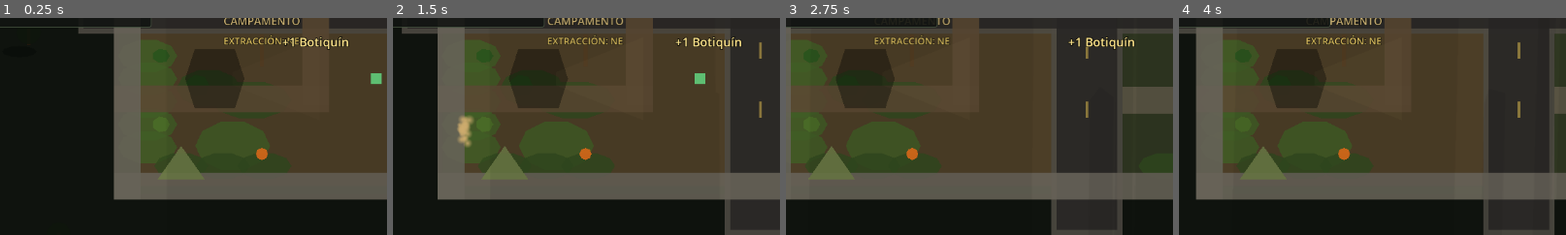
Above: before the commit, frames 1-4 (left to right).
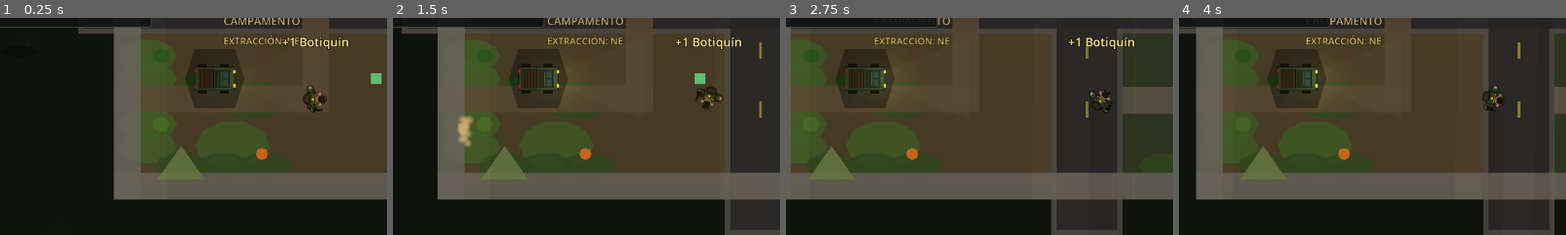
Above: after the commit, the same moments.

Repository: undertal401-hue/zombie-survival-3d
Game: Godot game, scene res://07_house/Main.tscn
Two runs of this game, one before a commit and one after it. Both use one fixed random seed, a clock stepped at 60 frames per second and the inputs below.
Inputs (mouse positions are % of the whole screen's width and height, from its top left):
- Up to frame 1 (0.25 s): no input
- Up to frame 2 (1.5 s): tap Enter (ui_accept) at 0.5, 0.77 s; move the mouse to (72, 45) at 0.52 s; hold D (move_right) 0.53-1.25 s; hold Space (attack) 0.53-1.25 s; click (72, 45) at 0.67 s; drag from (30, 55) to (88, 50) at 1.27 s
- Up to frame 3 (2.75 s): move the mouse to (60, 28) at 2.02 s; press the mouse at (60, 28) at 2.03 s; hold D (move_right) from 2.03 s (still down)
- Up to frame 4 (4 s): release D (move_right) at 2.75 s; release the mouse at (60, 28) at 2.75 s; drag from (45, 70) to (19, 45) at 2.77 s; tap Enter (ui_accept) at 3.5, 3.77 s; move the mouse to (80, 65) at 3.52 s; hold A (move_left) from 3.53 s (still down); tap F (use_food) at 3.6 s
The pictures show only the part of the screen within x 9-59%, y 31-81%; the shares and areas given below are measured in that part.

The runs differ from the first frame. In frame 1, 0.7% of the frame differs, in the area x 50-85%, y 21-44%; in frame 2, 0.8%, in the area x 32-86%, y 21-43%; in frame 3, 0.6%; in frame 4, 0.7%.
Error before the commit: Parse Error: Too few arguments for "_draw_survivor()" call. Expected at least 3 but received 2. (res://assets/CustomSprites.gd:25)

Commit message:
Overhaul de jugabilidad: balas al vehiculo, giro suave y lluvia real
- Player.gd: impacto METAL en chasis (chispas, dano x0.55, sin penetracion)
  y exclusion del propio coche al disparar desde el volante.
- DriveableVehicle.gd: giro limitado a 3.2 rad/s, avance por la nariz,
  sprite y faro alineados con la fisica.
- AudioDirector.gd: OGG/WAV externo con loop explicito; _stream_for devuelve
  AudioStream en vez de castear a AudioStreamWAV (devolvia null).
- assets/audio/ambience/rain.ogg: grabacion real (dominio publico, 19 s,
  crossfade 0.75 s) con README; fallback procedural intacto.
- CustomSprites.gd: variedad de frames del superviviente.
- 10_review/_tmp_*_probe.*: probes de regresion (balas, giro, audio).

Diff:
--- a/game/02_player/Player.gd
+++ b/game/02_player/Player.gd
@@ -29,6 +29,10 @@
 const FOOD_FULL_MARGIN := 5.0
 const STARVATION_TICK := 2.0
 const STARVATION_DAMAGE := 2.0
+
+## Las balas contra el chasis no usan el daño de carne: el metal absorbe parte
+## y detiene el proyectil incluso con armas penetrantes.
+const VEHICLE_DAMAGE_SCALE := 0.55
 
 ## Ajustables desde el inspector o por código. Con 0.2/s una barra llena
 ## dura unos 8 minutos; la comida recupera 35 puntos.
@@ -203,6 +207,10 @@
 	var end_pos: Vector2 = from_pos + direction * weapon.range
 	var origin: Vector2 = from_pos
 	var excluded: Array[RID] = [get_rid()]
+	# Al volante el propio chasis envuelve al jugador: excluirlo evita que el
+	# rayo muera contra el coche que estamos conduciendo.
+	if is_driving and active_vehicle != null and active_vehicle is CollisionObject2D:
+		excluded.append((active_vehicle as CollisionObject2D).get_rid())
 	var remaining_penetration: int = weapon.penetration
 	var walls_pierced: int = 0
 
@@ -221,6 +229,23 @@
 			break
 
 		var is_zombie: bool = collider.has_method("take_damage") and collider.is_in_group("zombies")
+		var is_vehicle: bool = not is_zombie and _is_vehicle(collider)
+
+		if is_vehicle:
+			# Chapa: no sangra, no se atraviesa y sí recibe daño real. La escala
+			# evita que una pistola destruya la camioneta en tres disparos.
+			var vehicle_damage: float = weapon.base_damage * VEHICLE_DAMAGE_SCALE
+			if walls_pierced > 0:
+				vehicle_damage *= pow(0.75, walls_pierced)
+			if collider.has_method("apply_damage"):
+				collider.call("apply_damage", vehicle_damage)
+			CombatTelemetry.record(self, "damage", vehicle_damage)
+			EventBus.notification.emit("Impacto en vehículo")
+			if ParticleManager.instance != null:
+				ParticleManager.instance.spawn_impact(hit_pos, direction,
+					ImpactParticles.SurfaceType.METAL)
+			break
+
 		if not is_zombie and remaining_penetration > 0 and collider is CollisionObject2D:
 			# Pared atravesable: chispa, excluir este collider y seguir desde
 			# justo después del punto de impacto.
@@ -268,9 +293,20 @@
 	# El destello lo genera WeaponController/ParticleManager en coordenadas del mundo.
 	# No se dibuja aquí: si fuera hijo del jugador, se movería con él.
 
+func _is_vehicle(collider: Object) -> bool:
+	if collider == null:
+		return false
+	if collider is Node and (collider as Node).is_in_group("player_vehicle"):
+		return true
+	return collider.has_method("apply_damage") or collider.has_method("take_damage")
+
 func _get_surface_type(collider: Object) -> int:
 	if collider == null:
 		return ImpactParticles.SurfaceType.CONCRETE
+	# El vehículo también es CharacterBody2D: sin esta comprobación sangraba
+	# cada vez que una bala rebotaba en la chapa.
+	if _is_vehicle(collider):
+		return ImpactParticles.SurfaceType.METAL
 	if collider is CharacterBody2D:
 		return ImpactParticles.SurfaceType.FLESH
 	if collider is StaticBody2D:
--- /dev/null
+++ b/game/10_review/_tmp_audio_probe.gd
@@ -0,0 +1,29 @@
+extends Node
+
+func _ready() -> void:
+	await get_tree().process_frame
+	var main: Node = load("res://07_house/Main.tscn").instantiate()
+	get_tree().root.add_child(main)
+	get_tree().current_scene = main
+	for _i in range(10):
+		await get_tree().process_frame
+	var audio: Node = main.get_node_or_null("AudioDirector")
+	if audio == null:
+		print("AUDIO PROBE FAIL: sin AudioDirector")
+		get_tree().quit(1)
+		return
+	audio.call("set_ambience", "rain")
+	for _i in range(20):
+		await get_tree().process_frame
+	var external: bool = bool(audio.get("_external_ambience").has("rain"))
+	var layer: Dictionary = audio.get("_layers").get("rain", {})
+	var player: AudioStreamPlayer = layer.get("player", null) as AudioStreamPlayer
+	var stream: AudioStream = player.stream if player != null else null
+	var looping: bool = false
+	if stream is AudioStreamOggVorbis:
+		looping = (stream as AudioStreamOggVorbis).loop
+	print("AUDIO PROBE external=", external, " stream=", stream.get_class() if stream != null else "none",
+		" loop=", looping, " playing=", player.playing if player != null else false,
+		" volume_db=", snappedf(player.volume_db, 2) if player != null else 0,
+		" PASS=", external and stream is AudioStreamOggVorbis and looping)
+	get_tree().quit(0)
--- /dev/null
+++ b/game/10_review/_tmp_audio_probe.tscn
@@ -0,0 +1,6 @@
+[gd_scene load_steps=2 format=3]
+
+[ext_resource type="Script" path="res://10_review/_tmp_audio_probe.gd" id="1_script"]
+
+[node name="AudioProbe" type="Node"]
+script = ExtResource("1_script")
--- /dev/null
+++ b/game/10_review/_tmp_turn_probe.gd
@@ -0,0 +1,38 @@
+extends Node
+
+func _ready() -> void:
+	await get_tree().process_frame
+	var main: Node = load("res://07_house/Main.tscn").instantiate()
+	get_tree().root.add_child(main)
+	get_tree().current_scene = main
+	for _i in range(5):
+		await get_tree().physics_frame
+	var player: CharacterBody2D = main.get_node("Player") as CharacterBody2D
+	var car: DriveableVehicle = main.get_node("VehicleNorth") as DriveableVehicle
+	car.enter_vehicle(player)
+	await get_tree().physics_frame
+
+	Input.action_press("move_forward")
+	var rots: Array[float] = []
+	for _i in range(24):
+		await get_tree().physics_frame
+		rots.append(snappedf(car.rotation, 0.01))
+	Input.action_release("move_forward")
+
+	# Cambio brusco de dirección: un solo frame no puede saltar más que la
+	# velocidad angular máxima, aunque el input apunte al lado opuesto.
+	Input.action_press("move_left")
+	var before: float = car.rotation
+	await get_tree().physics_frame
+	var after: float = car.rotation
+	var step: float = absf(wrapf(after - before, -PI, PI))
+	var max_step: float = DriveableVehicle.MAX_TURN_RATE / 60.0 + 0.01
+	print("TURN rots=", rots, " step=", step,
+		" max=", max_step, " ok=", step <= max_step,
+		" occupied=", car.occupied, " engine=", car.engine_on,
+		" driver_ok=", car.driver != null and is_instance_valid(car.driver),
+		" input=", Input.get_vector("move_left", "move_right", "move_back", "move_forward"))
+	Input.action_release("move_left")
+	car.exit_vehicle()
+	await get_tree().physics_frame
+	get_tree().quit(0)
--- /dev/null
+++ b/game/10_review/_tmp_turn_probe.tscn
@@ -0,0 +1,6 @@
+[gd_scene load_steps=2 format=3]
+
+[ext_resource type="Script" path="res://10_review/_tmp_turn_probe.gd" id="1_script"]
+
+[node name="TurnProbe" type="Node"]
+script = ExtResource("1_script")
--- a/game/10_review/_tmp_vehicle_probe.gd
+++ b/game/10_review/_tmp_vehicle_probe.gd
@@ -54,3 +54,10 @@
 		" notificaciones=", notes)
 	car.call("exit_vehicle")
 	await get_tree().physics_frame
+	var metal_ok: bool = surface == ImpactParticles.SurfaceType.METAL
+	var damage_ok: bool = hp_after < hp_before - 1.0
+	var no_self_ok: bool = absf(hp_drive_after - hp_drive_before) < 0.01
+	print("PROBE RESULT metal=", metal_ok, " damage=", damage_ok,
+		" no_self_damage=", no_self_ok,
+		" PASS=", metal_ok and damage_ok and no_self_ok)
+	get_tree().quit(0)
--- a/game/12_vehicles/DriveableVehicle.gd
+++ b/game/12_vehicles/DriveableVehicle.gd
@@ -13,6 +13,9 @@
 const ACCELERATION: float = 650.0
 const FRICTION: float = 980.0
 const DETECTION_RADIUS: float = 86.0
+## Giro con inercia: 3.2 rad/s ≈ 0.5 s para un giro de 90º. Sustituye el
+## salto instantáneo de rotation que hacía "teletransportar" la camioneta.
+const MAX_TURN_RATE: float = 3.2
 
 ## Asiento y salida: la salida se intenta primero en sentido contrario al
 ## movimiento para que el jugador nunca aparezca por delante del parachoques.
@@ -96,6 +99,10 @@
 	collision_mask = 1
 	sprite.texture = CustomSprites.vehicle()
 	sprite.scale = Vector2(0.55, 0.55)
+	# El dibujo tiene el capó hacia -Y, pero la física y los faros usan +X
+	# como delantero (Vector2.RIGHT.rotated(rotation)). Sin esta corrección el
+	# coche avanzaba de lado respecto a su nariz dibujada.
+	sprite.rotation = PI * 0.5
 	detection.body_entered.connect(_on_body_entered)
 	detection.body_exited.connect(_on_body_exited)
 	_headlight = _create_headlight()
@@ -109,7 +116,7 @@
 	light.color = Color(1.0, 0.94, 0.72)
 	light.energy = 0.0
 	light.visible = false
-	light.position = Vector2(0.0, -20.0)
+	light.position = Vector2(20.0, 0.0)
 	add_child(light)
 	return light
 
@@ -145,8 +152,14 @@
 		var direction: Vector2 = Vector2(input.x, -input.y)
 		if direction.length() > 0.0:
 			direction = direction.normalized()
-			velocity = velocity.move_toward(direction * top_speed, accel * delta)
-			rotation = direction.angle()
+			var desired_rotation: float = direction.angle()
+			var turn_delta: float = wrapf(desired_rotation - rotation, -PI, PI)
+			rotation += clampf(turn_delta, -MAX_TURN_RATE * delta, MAX_TURN_RATE * delta)
+			# Se avanza en la dirección de la nariz, no en la del input: si no,
+			# al girar despacio el chasis se deslizaría lateralmente.
+			var forward: Vector2 = Vector2.RIGHT.rotated(rotation)
+			var throttle: float = clampf(1.0 - absf(turn_delta) / PI * 0.55, 0.45, 1.0)
+			velocity = velocity.move_toward(forward * top_speed * throttle, accel * delta)
 		else:
 			velocity = velocity.move_toward(Vector2.ZERO, brake * delta)
 	else:
--- a/game/13_audio/AudioDirector.gd
+++ b/game/13_audio/AudioDirector.gd
@@ -79,6 +79,11 @@
 var _last_horn_msec: int = -100000
 var _last_engine_start_msec: int = -100000
 
+## Archivos de ambiente externos (opcional): coloca OGG/WAV en
+## res://assets/audio/ambience/ con nombres rain.ogg, wind.ogg, night.ogg, forest.ogg, tension.ogg
+## Si existen, se usan en lugar de la síntesis procedural para mayor realismo.
+var _external_ambience: Dictionary = {}
+
 
 func _ready() -> void:
 	add_to_group("audio_director")
@@ -90,9 +95,36 @@
 	_listener = get_node_or_null("Listener2D") as AudioListener2D
 	if _listener != null:
 		_listener.make_current()
+	_load_external_ambience()
 	_resolve_scene_nodes()
 	_connect_event_bus()
 	_refresh_ambience()
+
+
+func _load_external_ambience() -> void:
+	var dir_path: String = "res://assets/audio/ambience/"
+	var names: Array[String] = ["rain", "wind", "night", "forest", "tension"]
+	for ambience_name in names:
+		var path: String = dir_path + ambience_name + ".ogg"
+		var stream: AudioStream = null
+		if ResourceLoader.exists(path):
+			stream = load(path) as AudioStream
+		else:
+			var path_wav: String = dir_path + ambience_name + ".wav"
+			if ResourceLoader.exists(path_wav):
+				stream = load(path_wav) as AudioStream
+		if stream == null:
+			continue
+		# Un archivo importado no loopea por defecto: sin esto la lluvia real
+		# se cortaba en seco al terminar y volvía al sintetizador procedural.
+		if stream is AudioStreamOggVorbis:
+			(stream as AudioStreamOggVorbis).loop = true
+		elif stream is AudioStreamWAV:
+			var wav: AudioStreamWAV = stream as AudioStreamWAV
+			wav.loop_mode = AudioStreamWAV.LOOP_FORWARD
+			wav.loop_begin = 0
+			wav.loop_end = int(wav.data.size() / 2)
+		_external_ambience[ambience_name] = stream
 
 
 func _exit_tree() -> void:
@@ -834,9 +866,17 @@
 	return stream
 
 
-func _stream_for(canonical: String) -> AudioStreamWAV:
+func _stream_for(canonical: String) -> AudioStream:
 	if _streams.has(canonical):
-		return _streams[canonical] as AudioStreamWAV
+		return _streams[canonical] as AudioStream
+
+	# Para bucles de ambiente: priorizar archivos externos (OGG/WAV) si existen.
+	# Debe devolver AudioStream: castear este OGG a AudioStreamWAV daba null.
+	if _external_ambience.has(canonical.replace("_loop", "")):
+		var stream: AudioStream = _external_ambience[canonical.replace("_loop", "")]
+		_streams[canonical] = stream
+		return stream
+
 	var rng: RandomNumberGenerator = _rng_for(canonical)
 	var buf: PackedFloat32Array
 	var loop: bool = false
--- a/game/assets/CustomSprites.gd
+++ b/game/assets/CustomSprites.gd
@@ -22,7 +22,7 @@
 	img.fill(Color(0, 0, 0, 0))
 	# Cuatro regiones clavadas: mismo pose en todas para no reproducir movimiento.
 	for f in range(4):
-		_draw_survivor(img, f * FRAME)
+		_draw_survivor(img, f * FRAME, f)
 	return ImageTexture.create_from_image(img)
 
 static func vehicle() -> ImageTexture:
Not shown, added: game/10_review/_tmp_turn_probe.gd.uid
Not shown, added: game/10_review/_tmp_vehicle_probe.gd.uid
Not shown, added: game/assets/audio/ambience/rain.ogg
